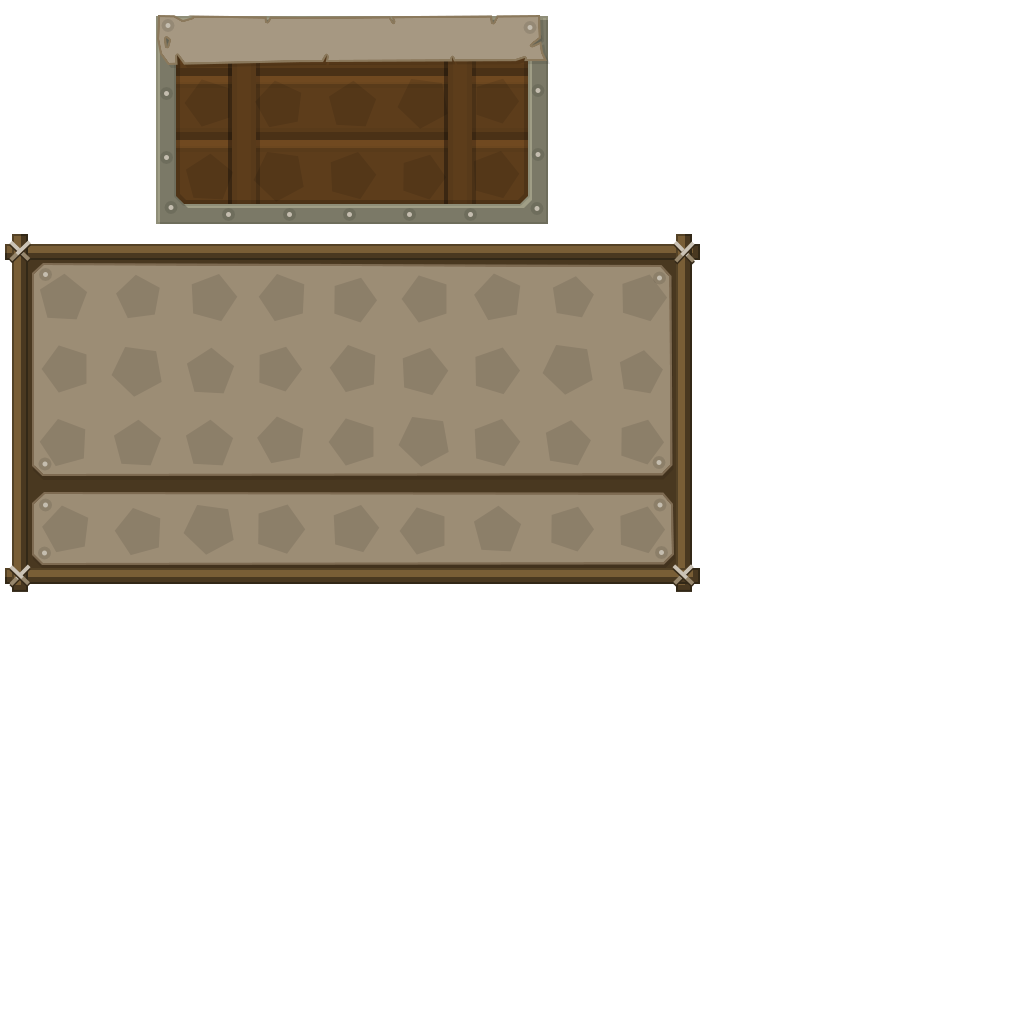
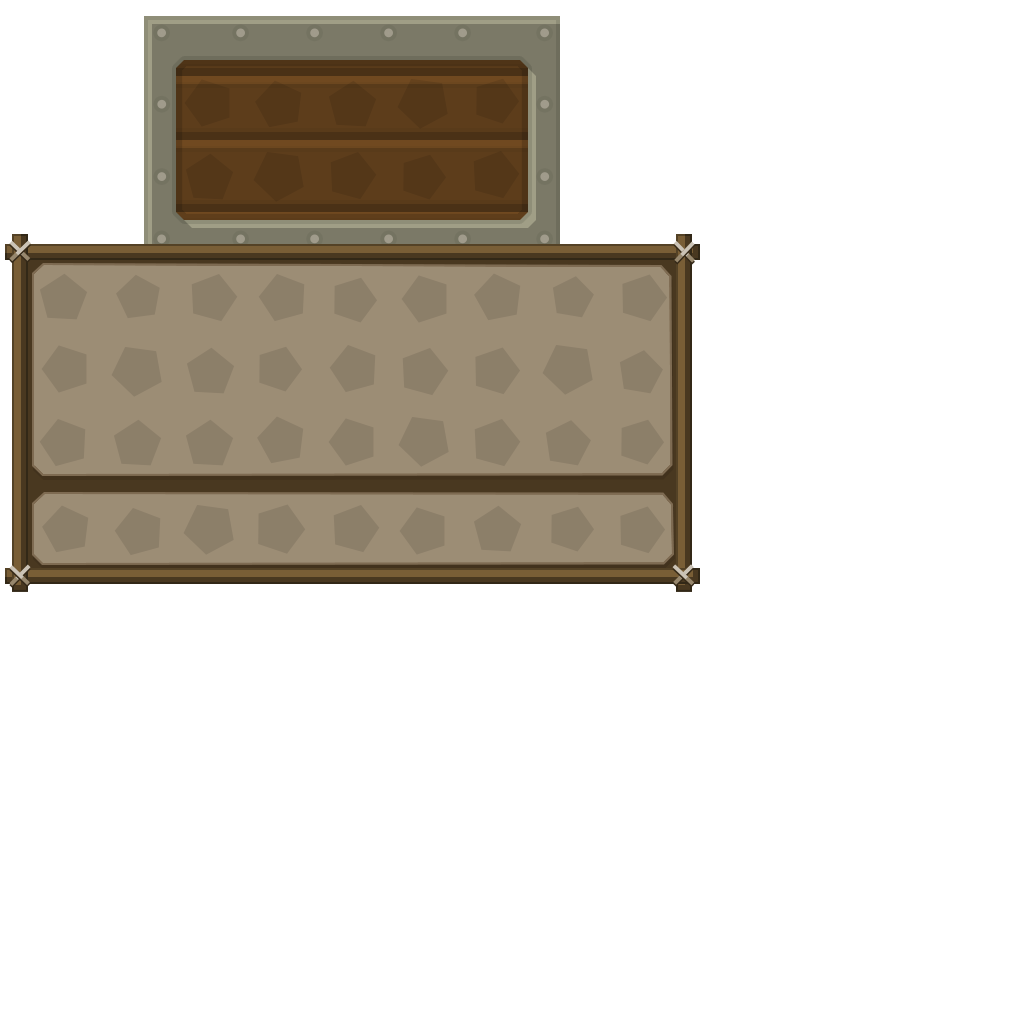
Layered file, before and after one edit (1024×1024). Changes by layer:
hid group "title" (2 layers) over [157, 15, 547, 65]
renamed "Forme 21" to "Forme 21 copy", opacity 100% → 50%, painted on it over [42, 28, 664, 556]
painted on "Forme 339" over [144, 16, 560, 244]
hid "Forme 325 copie", opacity 100% → 50% over [144, 32, 560, 244]
painted on "Forme 326" over [144, 16, 560, 244]
